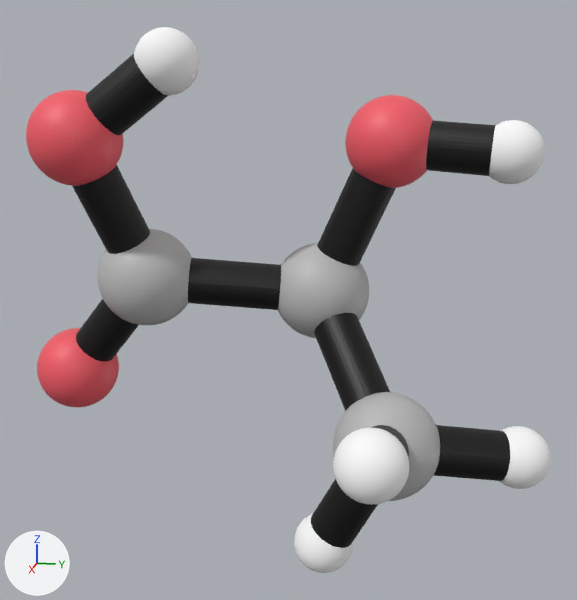
Renders of the glTF model Lactico.glb from each side of a commit.
Both versions are drawn from a camera (50 mm lens) standing at (6.4, 1.4, 3.85) and looking at (-0.03, 0.11, 2.25). Every picture has the same lights, and +X, +Y and +Z are marked at lower left. The older version comes first. Where no turn or scale is listed for an object, it has been applied to the vertices.
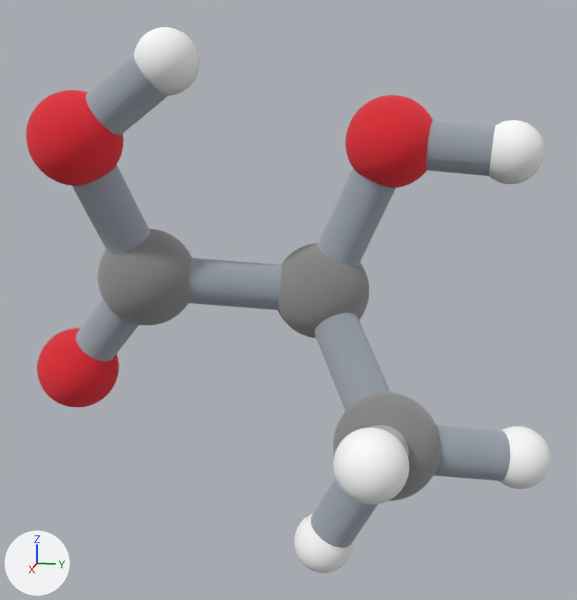
Pixel boxes [x1, y1, x2, y2] of what changed, in the pictures (577 x 600 px):
'Mesh_5', recoloured (darker)
    both: [98, 229, 192, 325]
'Mesh_1', recoloured (darker)
    both: [26, 90, 124, 186]
'Mesh_0', recoloured (darker)
    both: [346, 95, 433, 188]
'Mesh_3', recoloured (darker)
    both: [278, 243, 369, 338]
'Mesh_4', recoloured (darker)
    both: [333, 392, 440, 500]
'Mesh_2', recoloured (darker)
    both: [37, 328, 119, 407]
part 1 of me_mesh_12, recoloured
    both: [72, 54, 510, 548]

The change, as a diff of the scene's bpy script:
```diff
--- a/Lactico.glb.py
+++ b/Lactico.glb.py
@@ mat_enlaces @@
+mat_enlaces = bpy.data.materials.new('enlaces')
+mat_enlaces.use_nodes = True; mat_enlaces.node_tree.nodes.clear()
+_N = mat_enlaces.node_tree.nodes; _L = mat_enlaces.node_tree.links
+n0 = _N.new('ShaderNodeBsdfPrincipled'); n0.name = 'Principled BSDF'
+n0.inputs[1].default_value = 1.0  # 'Metallic'
+n0.inputs[2].default_value = 1.0  # 'Roughness'
+n1 = _N.new('ShaderNodeOutputMaterial'); n1.name = 'Material Output'
+n2 = _N.new('ShaderNodeVertexColor'); n2.name = 'Color Attribute'
+_L.new(n0.outputs[0], n1.inputs[0])  # 'BSDF' to 'Surface'
+_L.new(n2.outputs[0], n0.inputs[0])  # 'Color' to 'Base Color'
@@ mat_atom_c3 @@
+mat_atom_c3 = bpy.data.materials.new('atom_C3')
+mat_atom_c3.use_nodes = True; mat_atom_c3.node_tree.nodes.clear()
+_N = mat_atom_c3.node_tree.nodes; _L = mat_atom_c3.node_tree.links
+n0 = _N.new('ShaderNodeBsdfPrincipled'); n0.name = 'Principled BSDF'
+n0.inputs[1].default_value = 1.0  # 'Metallic'
+n0.inputs[2].default_value = 1.0  # 'Roughness'
+n1 = _N.new('ShaderNodeOutputMaterial'); n1.name = 'Material Output'
+n2 = _N.new('ShaderNodeVertexColor'); n2.name = 'Color Attribute'
+_L.new(n0.outputs[0], n1.inputs[0])  # 'BSDF' to 'Surface'
+_L.new(n2.outputs[0], n0.inputs[0])  # 'Color' to 'Base Color'
@@ mat_atom_c2 @@
+mat_atom_c2 = bpy.data.materials.new('atom_C2')
+mat_atom_c2.use_nodes = True; mat_atom_c2.node_tree.nodes.clear()
+_N = mat_atom_c2.node_tree.nodes; _L = mat_atom_c2.node_tree.links
+n0 = _N.new('ShaderNodeBsdfPrincipled'); n0.name = 'Principled BSDF'
+n0.inputs[1].default_value = 1.0  # 'Metallic'
+n0.inputs[2].default_value = 1.0  # 'Roughness'
+n1 = _N.new('ShaderNodeOutputMaterial'); n1.name = 'Material Output'
+n2 = _N.new('ShaderNodeVertexColor'); n2.name = 'Color Attribute'
+_L.new(n0.outputs[0], n1.inputs[0])  # 'BSDF' to 'Surface'
+_L.new(n2.outputs[0], n0.inputs[0])  # 'Color' to 'Base Color'
@@ mat_atom_c1 @@
+mat_atom_c1 = bpy.data.materials.new('atom_C1')
+mat_atom_c1.use_nodes = True; mat_atom_c1.node_tree.nodes.clear()
+_N = mat_atom_c1.node_tree.nodes; _L = mat_atom_c1.node_tree.links
+n0 = _N.new('ShaderNodeBsdfPrincipled'); n0.name = 'Principled BSDF'
+n0.inputs[1].default_value = 1.0  # 'Metallic'
+n0.inputs[2].default_value = 1.0  # 'Roughness'
+n1 = _N.new('ShaderNodeOutputMaterial'); n1.name = 'Material Output'
+n2 = _N.new('ShaderNodeVertexColor'); n2.name = 'Color Attribute'
+_L.new(n0.outputs[0], n1.inputs[0])  # 'BSDF' to 'Surface'
+_L.new(n2.outputs[0], n0.inputs[0])  # 'Color' to 'Base Color'
@@ mat_atom_o3 @@
+mat_atom_o3 = bpy.data.materials.new('atom_O3')
+mat_atom_o3.use_nodes = True; mat_atom_o3.node_tree.nodes.clear()
+_N = mat_atom_o3.node_tree.nodes; _L = mat_atom_o3.node_tree.links
+n0 = _N.new('ShaderNodeBsdfPrincipled'); n0.name = 'Principled BSDF'
+n0.inputs[1].default_value = 1.0  # 'Metallic'
+n0.inputs[2].default_value = 1.0  # 'Roughness'
+n1 = _N.new('ShaderNodeOutputMaterial'); n1.name = 'Material Output'
+n2 = _N.new('ShaderNodeVertexColor'); n2.name = 'Color Attribute'
+_L.new(n0.outputs[0], n1.inputs[0])  # 'BSDF' to 'Surface'
+_L.new(n2.outputs[0], n0.inputs[0])  # 'Color' to 'Base Color'
@@ mat_atom_o2 @@
+mat_atom_o2 = bpy.data.materials.new('atom_O2')
+mat_atom_o2.use_nodes = True; mat_atom_o2.node_tree.nodes.clear()
+_N = mat_atom_o2.node_tree.nodes; _L = mat_atom_o2.node_tree.links
+n0 = _N.new('ShaderNodeBsdfPrincipled'); n0.name = 'Principled BSDF'
+n0.inputs[1].default_value = 1.0  # 'Metallic'
+n0.inputs[2].default_value = 1.0  # 'Roughness'
+n1 = _N.new('ShaderNodeOutputMaterial'); n1.name = 'Material Output'
+n2 = _N.new('ShaderNodeVertexColor'); n2.name = 'Color Attribute'
+_L.new(n0.outputs[0], n1.inputs[0])  # 'BSDF' to 'Surface'
+_L.new(n2.outputs[0], n0.inputs[0])  # 'Color' to 'Base Color'
@@ mat_atom_o1 @@
+mat_atom_o1 = bpy.data.materials.new('atom_O1')
+mat_atom_o1.use_nodes = True; mat_atom_o1.node_tree.nodes.clear()
+_N = mat_atom_o1.node_tree.nodes; _L = mat_atom_o1.node_tree.links
+n0 = _N.new('ShaderNodeBsdfPrincipled'); n0.name = 'Principled BSDF'
+n0.inputs[1].default_value = 1.0  # 'Metallic'
+n0.inputs[2].default_value = 1.0  # 'Roughness'
+n1 = _N.new('ShaderNodeOutputMaterial'); n1.name = 'Material Output'
+n2 = _N.new('ShaderNodeVertexColor'); n2.name = 'Color Attribute'
+_L.new(n0.outputs[0], n1.inputs[0])  # 'BSDF' to 'Surface'
+_L.new(n2.outputs[0], n0.inputs[0])  # 'Color' to 'Base Color'
@@ me_mesh_0 @@
 me_mesh_0.from_pydata(...)  # 1002 vertices, 2000 faces; spans x -0.709..0.04, y 0.536..1.286, z 0.965..1.714
-me_mesh_0.materials.append(mat_defaultmaterial)
+me_mesh_0.materials.append(mat_atom_o1)
@@ me_mesh_1 @@
 me_mesh_1.from_pydata(...)  # 1002 vertices, 2000 faces; spans x -0.025..0.724, y -1.919..-1.169, z 1.002..1.751
-me_mesh_1.materials.append(mat_defaultmaterial_001)
+me_mesh_1.materials.append(mat_atom_o2)
@@ me_mesh_2 @@
 me_mesh_2.from_pydata(...)  # 1002 vertices, 2000 faces; spans x -0.575..0.164, y -2.297..-1.557, z -1.121..-0.382
-me_mesh_2.materials.append(mat_defaultmaterial_002)
+me_mesh_2.materials.append(mat_atom_o3)
@@ me_mesh_3 @@
 me_mesh_3.from_pydata(...)  # 1002 vertices, 2000 faces; spans x -0.874..-0.025, y -0.1..0.75, z -0.39..0.459
-me_mesh_3.materials.append(mat_defaultmaterial_003)
+me_mesh_3.materials.append(mat_atom_c1)
@@ me_mesh_4 @@
 me_mesh_4.from_pydata(...)  # 1002 vertices, 2000 faces; spans x 0.024..0.873, y 0.578..1.428, z -1.422..-0.573
-me_mesh_4.materials.append(mat_defaultmaterial_004)
+me_mesh_4.materials.append(mat_atom_c2)
@@ me_mesh_5 @@
 me_mesh_5.from_pydata(...)  # 1002 vertices, 2000 faces; spans x -0.521..0.328, y -1.589..-0.739, z -0.255..0.594
-me_mesh_5.materials.append(mat_defaultmaterial_005)
+me_mesh_5.materials.append(mat_atom_c3)
@@ me_mesh_12 @@
 me_mesh_12.from_pydata(...)  # 1877 vertices, 3752 faces; spans x -1.55..1.55, y -2.08..2.11, z -2.05..2.12
-me_mesh_12.materials.append(mat_defaultmaterial_006)
+# me_mesh_12 part 1: 3752 faces centred in x -1.55..1.55, y -2.08..2.11, z -2.05..2.1 are repainted in the vertex colours; the middle colour goes from black #000000 to light grey #cad0d7
+me_mesh_12.materials.append(mat_enlaces)
```
